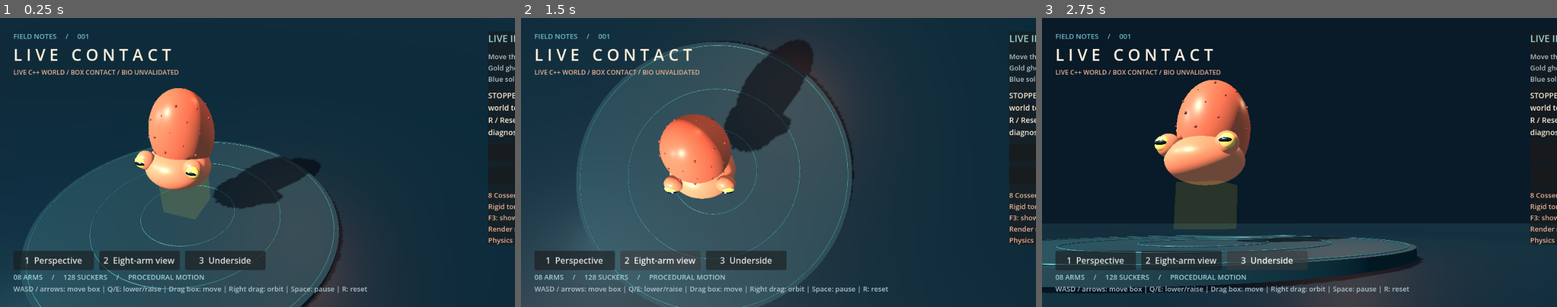
Above: before the commit, frames 1-3 (left to right).
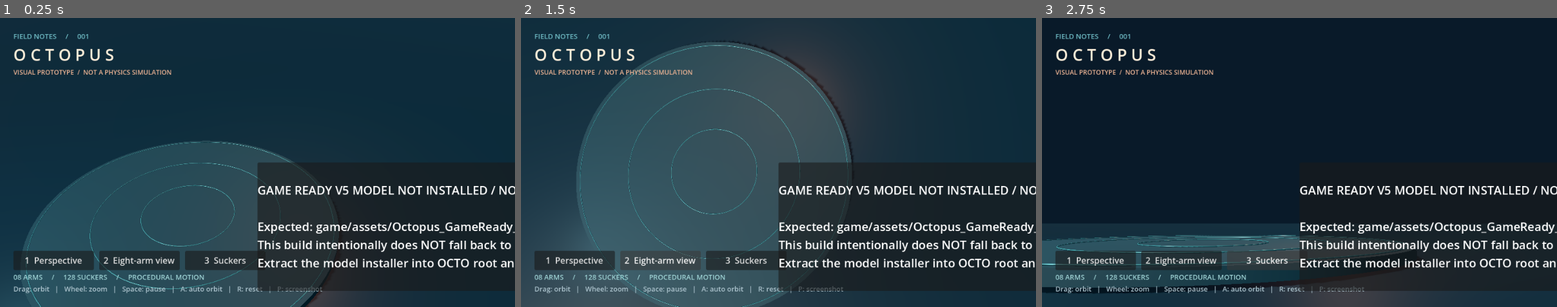
Above: after the commit, the same moments.

Repository: songhh06/OCTO
Game: Godot game, scene res://scenes/live_demo.tscn
The game is run twice, just before and just after one commit, with the same random seed, the same clock (stepped at 60 frames per second) and the same inputs.
Inputs (mouse positions are in pixels of both pictures, inside the frame that each line leads up to):
- Up to frame 1 (0.25 s): no input
- Up to frame 2 (1.5 s): click "1 Perspective" at 0.5 s; click "2 Eight-arm view" at 1.25 s
- Up to frame 3 (2.75 s): click (1268, 260) at 2 s, where only the run before the commit has a clickable "3 Underside"

The runs differ from the first frame. In frame 1, 16% of the frame differs, in the area x 2-100%, y 5-96%; in frame 2, 17%; in frame 3, 14%.

Commit message:
P2V: fail visibly instead of silently showing old procedural model when GLB is absent

Diff:
--- a/game/scripts/live_demo.gd
+++ b/game/scripts/live_demo.gd
@@ -56,11 +56,33 @@
     super._ready()
     capture_mode = false
     install_uploaded_model()
-    model_test = "--live-model-test" in OS.get_cmdline_user_args()
-    if model_test and rig_skeleton == null:
-        push_error("Model test requires game/assets/Octopus_GameReady_v5.glb with 192 arm bones")
-        get_tree().quit(2)
-        return
+    var cli := OS.get_cmdline_user_args()
+    model_test = "--live-model-test" in cli
+    var explicit_legacy := "--allow-procedural-fallback" in cli or "--live-test" in cli or "--live-restart-test" in cli or "--live-stall-reset-test" in cli
+    if rig_skeleton == null:
+        if model_test:
+            push_error("Model test requires game/assets/Octopus_GameReady_v5.glb with 192 arm bones")
+            get_tree().quit(2)
+            return
+        if not explicit_legacy:
+            # Never silently show the old procedural octopus when the user
+            # requested the installed GameReady model. Make the missing asset
+            # and required checkout path unmistakable in the actual viewport.
+            animal.visible = false
+            var warning_layer := CanvasLayer.new()
+            add_child(warning_layer)
+            var missing_panel := PanelContainer.new()
+            missing_panel.set_anchors_and_offsets_preset(Control.PRESET_CENTER)
+            missing_panel.custom_minimum_size = Vector2(850, 240)
+            warning_layer.add_child(missing_panel)
+            var notice := Label.new()
+            notice.autowrap_mode = TextServer.AUTOWRAP_WORD_SMART
+            notice.add_theme_font_size_override("font_size", 22)
+            notice.text = "GAME READY V5 MODEL NOT INSTALLED / NOT LOADED\n\nExpected: game/assets/Octopus_GameReady_v5.glb\nThis build intentionally does NOT fall back to the old octopus.\nExtract the model installer into OCTO root and launch run_live_demo.cmd."
+            missing_panel.add_child(notice)
+            push_warning("GAME_READY_MODEL_REQUIRED at " + ProjectSettings.globalize_path(MODEL_PATH))
+            set_process(false)
+            return
     DisplayServer.window_set_title("OCTOPUS | LIVE native physics | Move the box")
     live_test = "--live-test" in OS.get_cmdline_user_args() or model_test
     restart_test = "--live-restart-test" in OS.get_cmdline_user_args()
@@ -87,7 +109,7 @@
     panel.add_child(column)
     column.add_child(ui_label("LIVE INPUT -> NATIVE SOLVER", 18, Color("9fd3d5")))
     column.add_child(ui_label("Move the blue box into an arm.\nGold ghost cube = your requested target.\nBlue solid cube = actual physical box.", 13, Color("adc4ce")))
-    info = ui_label("Starting native solver...", 14, Color("fff0db"))
+    info = ui_label("Starting native solver... | MODE: " + ("GAME READY V5 / FEM" if rig_skeleton != null else "LEGACY COMPARISON"), 14, Color("fff0db"))
     info.autowrap_mode = TextServer.AUTOWRAP_WORD_SMART
     info.custom_minimum_size.x = 320
     column.add_child(info)
